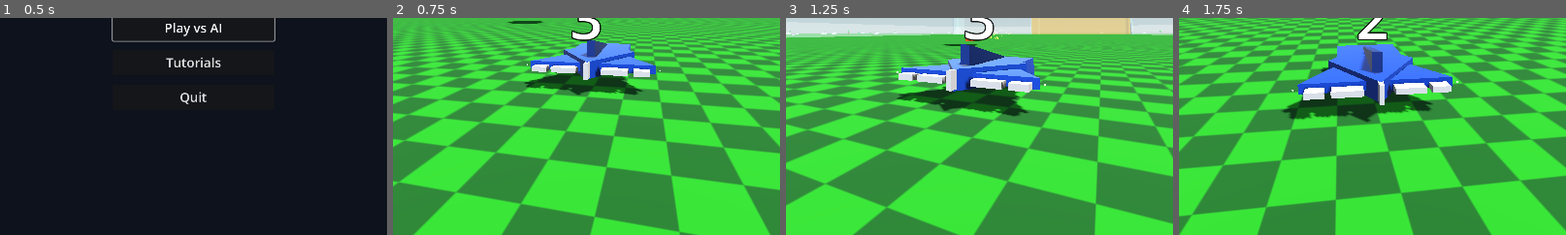
Above: before the commit, frames 1-4 (left to right).
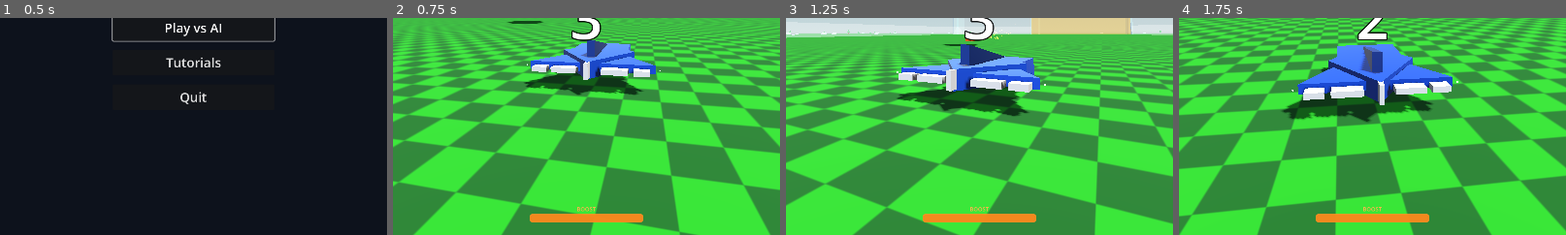
Above: after the commit, the same moments.

Repository: westonkelliher/glider
Game: Godot game, scene res://scenes/main_menu.tscn
The game is run twice, just before and just after one commit, with the same random seed, the same clock (stepped at 60 frames per second) and the same inputs.
Inputs (mouse positions are % of the whole screen's width and height, from its top left):
- Up to frame 1 (0.5 s): no input
- Up to frame 2 (0.75 s): click "Play vs AI" at 0.5 s
- Up to frame 3 (1.25 s): no input
- Up to frame 4 (1.75 s): tap Enter (ui_accept) at 1.25, 1.52 s; move the mouse to (55, 50) at 1.27 s; hold W (move_forward) from 1.28 s (still down); hold Right mouse button (boost) from 1.28 s (still down)
The pictures show only the part of the screen within x 25-75%, y 50-100%; the shares and areas given below are measured in that part.

Frame 1 is identical in both runs. In frame 2, 1.2% of the frame differs, in the area x 35-65%, y 87-95%; in frame 3, 1.2%; in frame 4, 1.2%.

Commit message:
Fix boost indicator missing: boost-bar setup was orphaned after a return

Diff:
--- a/scripts/hud.gd
+++ b/scripts/hud.gd
@@ -26,6 +26,33 @@
 	add_child(_orange_score)
 
 	set_score(0, 0)
+
+	# Boost reserve meter, bottom-center.
+	_boost_bar = ProgressBar.new()
+	_boost_bar.show_percentage = false
+	_boost_bar.min_value = 0.0
+	_boost_bar.max_value = 1.0
+	_boost_bar.value = 1.0
+	_boost_bar.set_anchors_preset(Control.PRESET_CENTER_BOTTOM)
+	_boost_bar.offset_left = -140.0
+	_boost_bar.offset_right = 140.0
+	_boost_bar.offset_top = -52.0
+	_boost_bar.offset_bottom = -32.0
+	_boost_bar.add_theme_stylebox_override("background", _boost_bg())
+	_boost_bar.add_theme_stylebox_override("fill", _boost_fill())
+	add_child(_boost_bar)
+
+	_boost_caption = Label.new()
+	_boost_caption.text = "BOOST"
+	_boost_caption.set_anchors_preset(Control.PRESET_CENTER_BOTTOM)
+	_boost_caption.offset_left = -140.0
+	_boost_caption.offset_right = 140.0
+	_boost_caption.offset_top = -74.0
+	_boost_caption.offset_bottom = -54.0
+	_boost_caption.horizontal_alignment = HORIZONTAL_ALIGNMENT_CENTER
+	_boost_caption.add_theme_font_size_override("font_size", 14)
+	_boost_caption.add_theme_color_override("font_color", Color(1.0, 0.7, 0.3))
+	add_child(_boost_caption)
 
 
 # One team's score box: a saturated team-colored panel with a big white number.
@@ -65,33 +92,6 @@
 	sb.shadow_size = 6
 	return sb
 
-	# Boost reserve meter, bottom-center.
-	_boost_bar = ProgressBar.new()
-	_boost_bar.show_percentage = false
-	_boost_bar.min_value = 0.0
-	_boost_bar.max_value = 1.0
-	_boost_bar.value = 1.0
-	_boost_bar.set_anchors_preset(Control.PRESET_CENTER_BOTTOM)
-	_boost_bar.offset_left = -140.0
-	_boost_bar.offset_right = 140.0
-	_boost_bar.offset_top = -52.0
-	_boost_bar.offset_bottom = -32.0
-	_boost_bar.add_theme_stylebox_override("background", _boost_bg())
-	_boost_bar.add_theme_stylebox_override("fill", _boost_fill())
-	add_child(_boost_bar)
-
-	_boost_caption = Label.new()
-	_boost_caption.text = "BOOST"
-	_boost_caption.set_anchors_preset(Control.PRESET_CENTER_BOTTOM)
-	_boost_caption.offset_left = -140.0
-	_boost_caption.offset_right = 140.0
-	_boost_caption.offset_top = -74.0
-	_boost_caption.offset_bottom = -54.0
-	_boost_caption.horizontal_alignment = HORIZONTAL_ALIGNMENT_CENTER
-	_boost_caption.add_theme_font_size_override("font_size", 14)
-	_boost_caption.add_theme_color_override("font_color", Color(1.0, 0.7, 0.3))
-	add_child(_boost_caption)
-
 
 func _boost_bg() -> StyleBoxFlat:
 	var sb := StyleBoxFlat.new()
